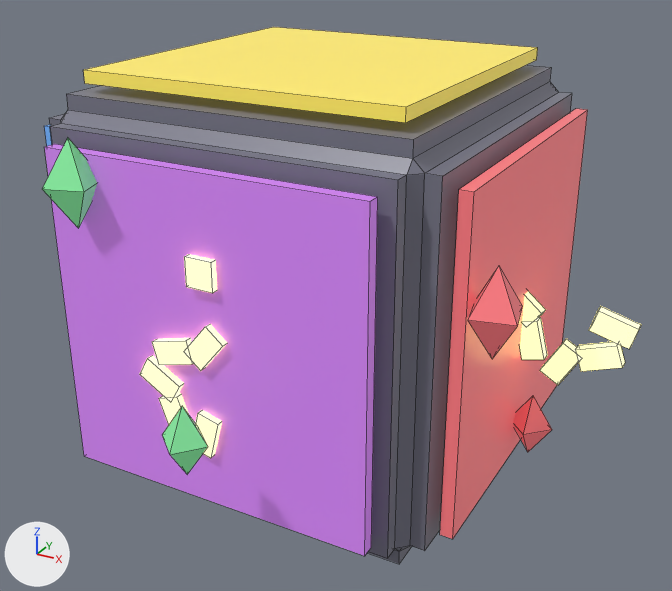
One commit to the Blender file tools/blender/item_box.blend: the scene before it, then after it.
Before and after are seen from a camera (50 mm lens) standing at (1.83, -3.24, 1.5) and looking at (0.11, -0.12, -0.06). Lighting does not change. The marker at lower left points along +X, +Y and +Z. The first picture is the older version. Mesh edges are drawn as thin lines.

Script lines for the objects in view, before the commit:
```python
me_body = bpy.data.meshes.new('Body')
me_body.from_pydata(...)  # 88 vertices, 80 faces; spans x -0.88..0.88, y -0.88..0.88, z -0.8..0.88
# faces by material slot: [50, 6, 6, 6, 6, 6]
me_body.materials.append(mat_shell)  # grey #7c7c8b
me_body.materials.append(mat_panelred)  # red #f6767c, glowing red #f6767c
me_body.materials.append(mat_panelblue)  # blue #6fadf8, glowing blue #6fadf8
me_body.materials.append(mat_panelgreen)  # green #81e599
me_body.materials.append(mat_panelpurple)  # purple #ce81ef, glowing purple #ce81ef
me_body.materials.append(mat_panelyellow)  # yellow #fde761, glowing yellow #fde761
# before: 80 (-0.65, -0.65, 0.84) at pixel (84, 83), 81 (-0.65, -0.65, 0.88) at pixel (83, 69), 82 (-0.65, 0.65, 0.84), 83 (-0.65, 0.65, 0.88) at pixel (273, 26), 84 (0.65, -0.65, 0.84) at pixel (405, 122)
# before: 85 (0.65, -0.65, 0.88) at pixel (406, 106), 86 (0.65, 0.65, 0.84) at pixel (536, 59), 87 (0.65, 0.65, 0.88) at pixel (537, 47)
me_mark = bpy.data.meshes.new('Mark')
me_mark.from_pydata(...)  # 192 vertices, 144 faces; spans x -1.32..1.32, y -0.91..0.91, z -0.43..0.43
me_mark.materials.append(mat_markgold)  # yellow #ffef95, glowing yellow #ffef95
me_sparkles = bpy.data.meshes.new('Sparkles')
me_sparkles.from_pydata(...)  # 48 vertices, 64 faces; spans x -1.12..1.06, y -1.24..1.0, z -0.63..0.72
# faces by material slot: [16, 16, 16, 8, 8]
me_sparkles.materials.append(mat_panelred)  # red #f6767c, glowing red #f6767c
me_sparkles.materials.append(mat_panelblue)  # blue #6fadf8, glowing blue #6fadf8
me_sparkles.materials.append(mat_panelgreen)  # green #81e599
me_sparkles.materials.append(mat_panelpurple)  # purple #ce81ef, glowing purple #ce81ef
me_sparkles.materials.append(mat_panelyellow)  # yellow #fde761, glowing yellow #fde761
ob_body = bpy.data.objects.new('Body', me_body)
ob_body.location = (0.0, 0.0, 0.0)
ob_mark = bpy.data.objects.new('Mark', me_mark)
ob_mark.location = (0.0, 0.0, 0.0)
ob_sparkles = bpy.data.objects.new('Sparkles', me_sparkles)
ob_sparkles.location = (0.0, 0.0, 0.0)
```
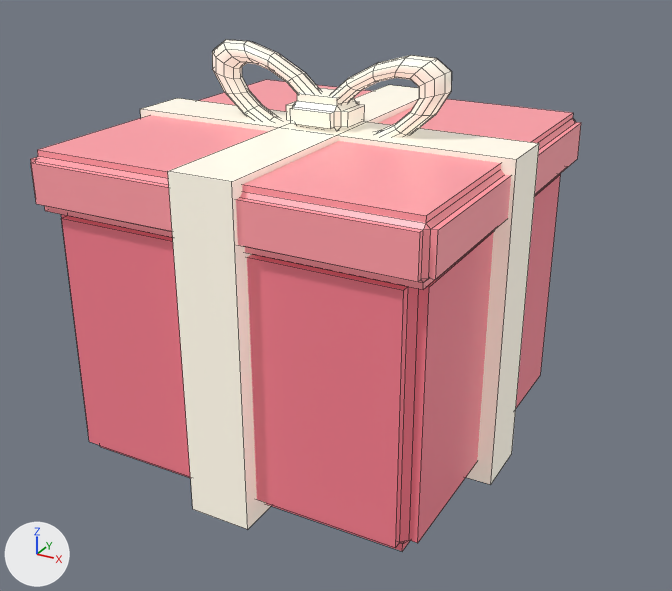
The edits, one by one:
Material 'Ribbon' (mat_ribbon) is new.
Its base color is (0.99, 0.93, 0.8) (pale yellow #fef7e7).
Its roughness is 0.35.
Its emission color is (0.99, 0.93, 0.8) (pale yellow #fef7e7).
Its emission strength is 0.2.
Material 'Wrap' (mat_wrap) is new.
Its base color is (0.9, 0.2, 0.26) (pink #f37c8b).
Its roughness is 0.35.
Its emission color is (0.9, 0.2, 0.26) (pink #f37c8b).
Its emission strength is 0.1.
Material 'Lid' (mat_lid) is new.
Its base color is (0.98, 0.32, 0.36) (pink #fd99a2).
Its roughness is 0.35.
Its emission color is (0.98, 0.32, 0.36) (pink #fd99a2).
Its emission strength is 0.12.
me_body is used by ob_body; location (0.0, 0.0, 0.0).
Verts and faces of me_body; kept vertices keep their numbers, new ones are numbered from 88.
me_body had 88 vertices, 80 faces and spanned x -0.88..0.88, y -0.88..0.88, z -0.8..0.88.
me_body no longer uses material mat_shell (grey #7c7c8b).
me_body no longer uses material mat_panelred (red #f6767c, glowing red #f6767c).
me_body no longer uses material mat_panelblue (blue #6fadf8, glowing blue #6fadf8).
me_body no longer uses material mat_panelgreen (green #81e599).
me_body no longer uses material mat_panelpurple (purple #ce81ef, glowing purple #ce81ef).
me_body no longer uses material mat_panelyellow (yellow #fde761, glowing yellow #fde761).
me_body now has 440 vertices, 442 faces and spans x -0.85..0.85, y -0.85..0.85, z -0.75..0.92.
me_body part 1: a new loose piece, a box spanning x -0.85..0.85, y -0.13..0.13, z -0.75..0.62, in mat_ribbon (pale yellow #fef7e7, glowing pale yellow #fef7e7).
me_body part 2: a new loose piece, a box spanning x -0.13..0.13, y -0.85..0.85, z -0.75..0.62, in mat_ribbon (pale yellow #fef7e7, glowing pale yellow #fef7e7).
me_body part 3: the loose piece of 48 vertices spanning x -0.8..0.8, y -0.8..0.8, z -0.8..0.8 is rebuilt with 48 vertices and now spans x -0.78..0.78, y -0.78..0.78, z -0.72..0.4, in mat_wrap (pink #f37c8b).
me_body part 4: a new loose piece of 140 vertices spanning x -0.05..0.53, y -0.05..0.05, z 0.52..0.92, in mat_ribbon (pale yellow #fef7e7, glowing pale yellow #fef7e7).
me_body part 5: a new loose piece of 140 vertices spanning x -0.53..0.05, y -0.05..0.05, z 0.52..0.92, in mat_ribbon (pale yellow #fef7e7, glowing pale yellow #fef7e7).
me_body part 6: a new loose piece of 48 vertices spanning x -0.14..0.14, y -0.12..0.12, z 0.59..0.75, in mat_ribbon (pale yellow #fef7e7, glowing pale yellow #fef7e7).
me_body part 7: a new loose piece of 48 vertices spanning x -0.83..0.83, y -0.83..0.83, z 0.36..0.6, in mat_lid (pink #fd99a2).
me_body part 8: the loose piece of 8 vertices spanning x -0.65..0.65, y -0.88..-0.84, z -0.65..0.65 is deleted.
me_body part 9: the loose piece of 8 vertices spanning x 0.84..0.88, y -0.65..0.65, z -0.65..0.65 is deleted.
me_body part 10: the loose piece of 8 vertices spanning x -0.88..-0.84, y -0.65..0.65, z -0.65..0.65 is deleted.
Part 11, on me_body:
Vertices deleted: 80 to 87 (with the faces that use them).
me_body part 12: the surface is now shaded smooth.
Other edits to the shape of me_body do not show in these pictures.
me_body gains material mat_wrap (pink #f37c8b).
me_body gains material mat_ribbon (pale yellow #fef7e7, glowing pale yellow #fef7e7).
me_body gains material mat_lid (pink #fd99a2).
Object 'Mark' (ob_mark) is deleted.
Object 'Sparkles' (ob_sparkles) is deleted.

What differs and where, as boxes (x1, y1, x2, y2) in the pictures (672 x 591 px):
'Body', reshaped: before (44, 27, 588, 564); after (31, 40, 581, 551)
'Mark', deleted: before (140, 254, 641, 458)
'Sparkles', deleted: before (42, 138, 552, 474)
    faces in mat_panelgreen (green #81e599): (42, 138, 208, 474)
    faces in mat_panelred (red #f6767c, glowing red #f6767c): (468, 266, 552, 452)
part 1 of me_body, added: after (140, 98, 539, 485)
part 2 of me_body, added (pale yellow): after (168, 85, 419, 529)
part 3 of me_body, rebuilt: before (49, 65, 572, 564); after (61, 174, 561, 551)
part 4 of me_body, added: after (330, 55, 452, 137)
part 5 of me_body, added (pale yellow): after (212, 40, 320, 120)
part 6 of me_body, added (pale yellow): after (286, 88, 365, 130)
part 7 of me_body, added (pink): after (31, 80, 581, 289)
part 8 of me_body, deleted (purple): before (45, 144, 378, 556)
part 9 of me_body, deleted (red): before (440, 109, 588, 539)
part 10 of me_body, deleted (mostly hidden): before (44, 124, 52, 146)
part 11 of me_body, deleted (yellow): before (84, 27, 538, 123)
